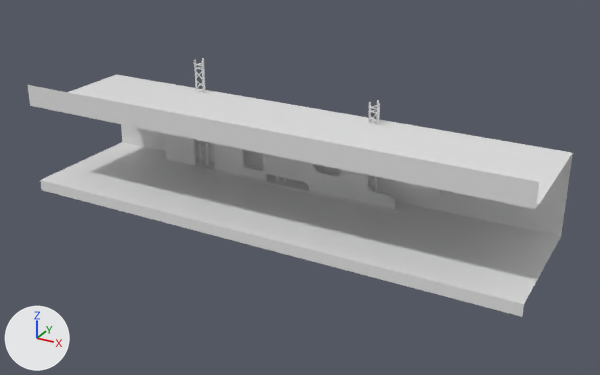
The FBX model HelpingHand_Unity/Assets/Models/Empty_Scene_VF.fbx, before and after one commit.
The view is the same before and after, from a camera (50 mm lens) standing at (14.07, -21.73, 13.52) and looking at (0.65, 2.67, 1.32). Arrows for +X, +Y and +Z are at lower left; the lights stay in place. The first picture is the older version. Where no turn or scale is listed for an object, it has been applied to the vertices. Vertices at exactly the same position are counted once.
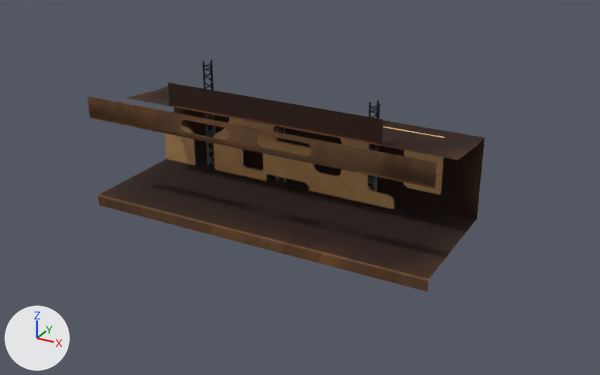
Diff of the bpy script that builds the scene:
```diff
--- a/HelpingHand_Unity/Assets/Models/Empty_Scene_VF.fbx.py
+++ b/HelpingHand_Unity/Assets/Models/Empty_Scene_VF.fbx.py
@@ mat_sceneechelles_vf @@
+mat_sceneechelles_vf = bpy.data.materials.new('SceneEchelles_VF')
+# uses the picture img_empty_scene_vf_background1_normal_png
+# uses the picture img_empty_scene_vf_echelle_basecolor_png
+# uses the picture img_empty_scene_vf_echelle_metalness_png
+# uses the picture img_empty_scene_vf_echelle_roughness_png
@@ mat_scenebackground_vf_001 @@
+mat_scenebackground_vf_001 = bpy.data.materials.new('SceneBackground_VF.001')
+# uses the picture img_empty_scene_vf_scene1_basecolor_png
+# uses the picture img_empty_scene_vf_scene1_metalness_png
+# uses the picture img_empty_scene_vf_scene1_normal_png
+# uses the picture img_empty_scene_vf_scene1_roughness_png
@@ mat_scenebackground_vf @@
+mat_scenebackground_vf = bpy.data.materials.new('SceneBackground_VF')
+# uses the picture img_empty_scene_vf_background1_basecolor_png
+# uses the picture img_empty_scene_vf_background1_metalness_png
+# uses the picture img_empty_scene_vf_background1_normal_png
+# uses the picture img_empty_scene_vf_background1_roughness_png
@@ me_mesh @@
 me_mesh.from_pydata(...)  # 328 vertices, 191 faces; spans x -6.69..5.41, y -0.39..-0.29, z -1.93..1.51
-me_mesh.materials.append(mat_background1)  # white #e7e7e7
+me_mesh.materials.append(mat_scenebackground_vf)
@@ me_mesh_004 @@
-me_mesh_004.from_pydata(...)  # 42 vertices, 29 faces; spans x -9.7..9.7, y -2.2..2.8, z -2.1..2.3
+me_mesh_004.from_pydata(...)  # 97 vertices, 30 faces; spans x -6.7..6.7, y -2.2..2.8, z -2.1..2.5
+# me_mesh_004 part 1
+# 9 faces are deleted
+# 6 vertices in x -9.7..-9.6, y -2.2..2.8, z -2.1..2.3 move by (3.0, 0.0, 0.0)
+# 6 vertices in x 9.6..9.7, y -2.2..2.8, z -2.1..2.3 move by (-3.0, 0.0, 0.0)
+# 10 vertices move from x -9.7..9.7, y -1.8..2.0, z -1.7..2.0 to x -6.7..6.7, y -2.2..2.0, z -1.7..2.5
+# 55 vertices are added at x -6.7..6.7, y -2.2..1.9, z 1.4..2.5
+# 10 new faces join them
+# me_mesh_004 part 2: 20 faces spanning x -6.7..6.7, y -2.2..2.8, z -2.1..2.3 switch from mat_scene1 (white #e7e7e7) to mat_scenebackground_vf_001
@@ me_mesh_003 @@
 me_mesh_003.from_pydata(...)  # 972 vertices, 582 faces; spans x -0.21..0.21, y -0.14..0.23, z -2.97..2.98
-me_mesh_003.materials.append(mat_echelle)  # white #e7e7e7
+me_mesh_003.materials.append(mat_sceneechelles_vf)
@@ me_mesh_002 @@
 me_mesh_002.from_pydata(...)  # 972 vertices, 582 faces; spans x -0.21..0.21, y -0.14..0.23, z -2.98..2.97
-me_mesh_002.materials.append(mat_echelle)  # white #e7e7e7
+me_mesh_002.materials.append(mat_sceneechelles_vf)
@@ ob_cube_008 @@
 ob_cube_008 = bpy.data.objects.new('Cube.008', me_mesh_002)
-ob_cube_008.location = (-4.96, 4.66, 1.93)
+ob_cube_008.location = (-4.56, 4.66, 1.93)
```

Location of each change, (x1, y1, x2, y2) in pixels of the pictures (600 x 375 px; the box of a moved part takes in the faces that stretch with it):
'Scene', reshaped (27% narrower, 14% shorter)
    before: (27, 75, 573, 317)
    after: (88, 83, 485, 292)
'Cube.002', recoloured (white to brown)
    both: (164, 126, 445, 209)
'Cube.008', recoloured, moved
    before: (194, 58, 209, 165)
    after: (202, 60, 216, 167)
'Cube.013', recoloured (white to black)
    both: (368, 100, 380, 192)
part 1 of me_mesh_004, moved or reshaped
    before: (68, 75, 572, 208)
    after: (127, 83, 484, 172)
part 2 of me_mesh_004, recoloured (white to brown)
    before: (27, 85, 573, 317)
    after: (88, 96, 485, 292)
